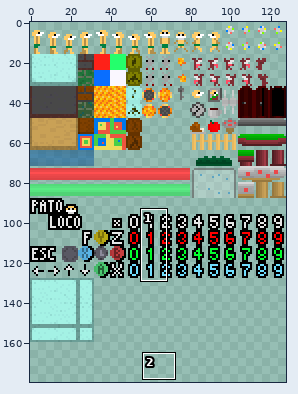
Two versions of one sprite sheet, resources/patoloco.png. The picture above shows the old version from afar; the outline marks the close-up.
Close-up. The starting point:
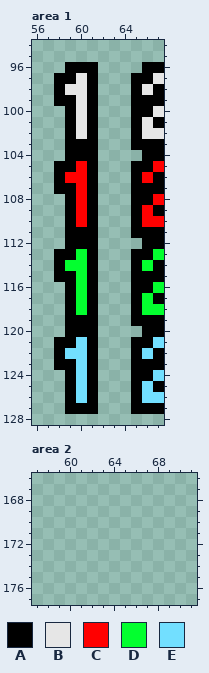
The file is 128x256 pixels. Colours within 5 levels of each other are drawn and written as one. Shown: area 1: x 56..67, y 94..128; area 2: x 57..71, y 166..177. The wide view leaves out empty margins. The commit also changed other parts of the picture, which this record leaves out.
Palette (. is transparent): A #000000  B #e6e6e6  C #ff0000  D #03ff2f  E #72dfff
Now the later version:
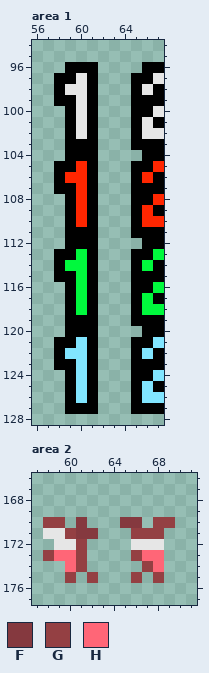
Colours new in this view: F #85393f  G #944043  H #ff6677
Edits made:
colour C: #ff0000 -> #ff2600
colour D: #03ff2f -> #00f93d
colour E: #72dfff -> #81e5ff
Area 2:
y 170: x 58..59 .. -> GG; x 61 . -> F; x 65..66 .. -> FF; x 68..69 .. -> GG
y 171: x 58..62 ..... -> BBGFF; x 66..68 ... -> GGG
y 172: x 59..61 ... -> BBG; x 66..68 ... -> BBB
y 173: x 58..61 .... -> GHHG; x 66..68 ... -> GHH
y 174: x 60..61 .. -> HG; x 67..68 .. -> GH
y 175: x 60 . -> G; x 62 . -> G; x 66 . -> G; x 68 . -> G
Pixel boxes of the changes (left, top, right, bottom) in both close-ups:
changed: (65, 161, 87, 403)
changed: (142, 161, 164, 403)
added: (43, 517, 175, 583)
